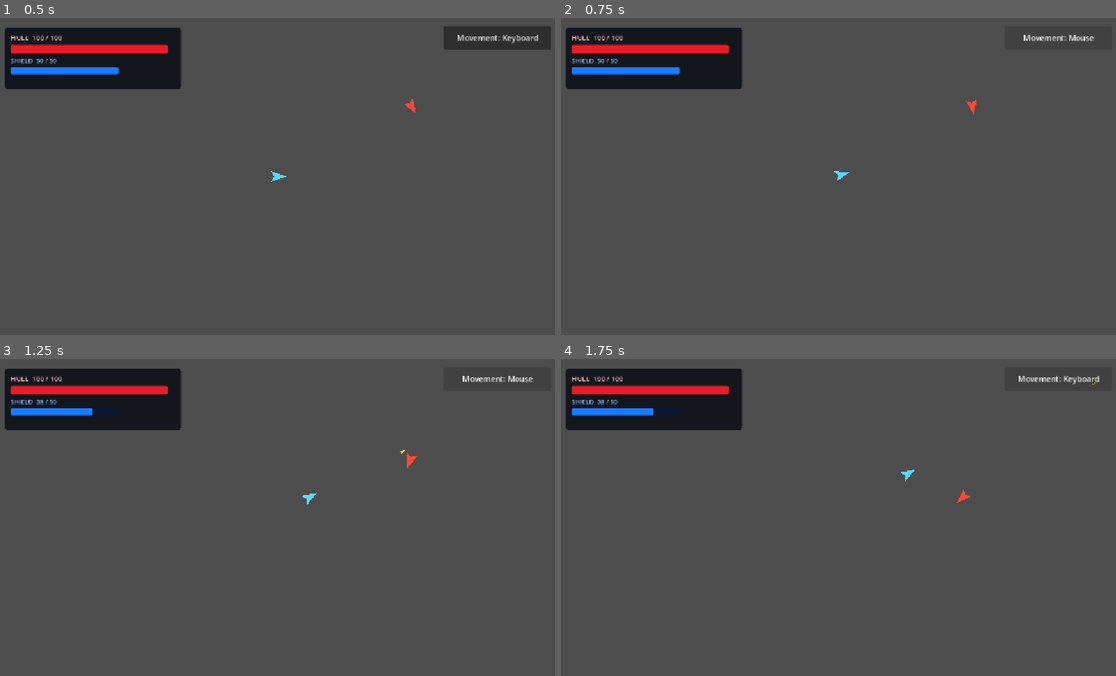
Above: before the commit, frames 1-4 (two rows, left to right).
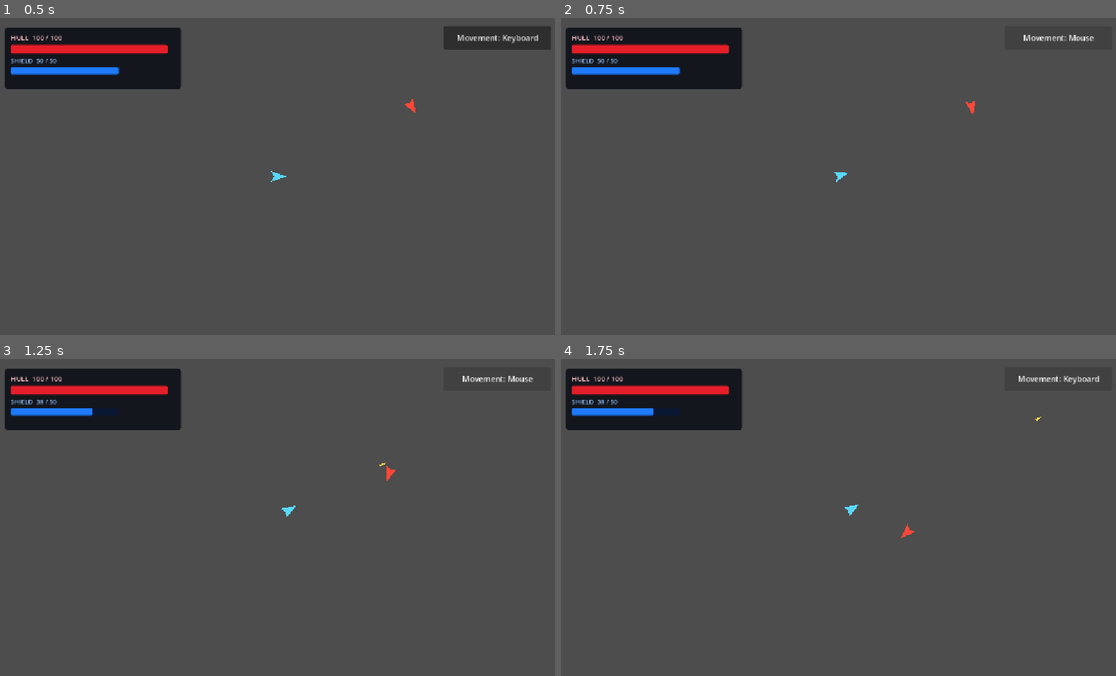
Above: after the commit, the same moments.

Repository: Bbran4/SpaceDelivery
Game: Godot game, scene res://scenes/tests/hud_test.tscn
The game is run twice, just before and just after one commit, with the same random seed, the same clock (stepped at 60 frames per second) and the same inputs.
Inputs:
- Up to frame 1 (0.5 s): no input
- Up to frame 2 (0.75 s): click "Movement: Keyboard" at 0.5 s
- Up to frame 3 (1.25 s): no input
- Up to frame 4 (1.75 s): click "Movement: Mouse" at 1.25 s

Frame 1 is identical in both runs. In frame 2, less than 0.1% of the frame differs, in the area x 49-75%, y 25-52%; in frame 3, 0.2%, in the area x 50-76%, y 28-50%; in frame 4, 0.2%.

Commit message:
Add subtle camera shake on enemy destruction

Diff:
--- a/scenes/player/player_ship.tscn
+++ b/scenes/player/player_ship.tscn
@@ -1,9 +1,10 @@
-[gd_scene load_steps=6 format=3 uid="uid://dg3ycwbm8bu27"]
+[gd_scene load_steps=7 format=3 uid="uid://dg3ycwbm8bu27"]
 
 [ext_resource type="Script" uid="uid://bjnkwjf5oqwjb" path="res://scripts/ship.gd" id="1_ship"]
 [ext_resource type="Script" uid="uid://dy2drfp7j0ad6" path="res://scripts/player_controller.gd" id="2_controller"]
 [ext_resource type="PackedScene" path="res://scenes/ui/movement_mode_hud.tscn" id="3_movement_hud"]
 [ext_resource type="Resource" path="res://resources/modules/basic_laser_module.tres" id="4_weapon_module"]
+[ext_resource type="Script" path="res://scripts/camera_shake.gd" id="5_camera_shake"]
 
 [sub_resource type="CircleShape2D" id="CircleShape2D_collision"]
 radius = 14.0
@@ -23,3 +24,8 @@
 script = ExtResource("2_controller")
 
 [node name="MovementModeHUD" parent="." unique_id=636178795 instance=ExtResource("3_movement_hud")]
+
+[node name="Camera2D" type="Camera2D" parent="."]
+position_smoothing_enabled = true
+position_smoothing_speed = 5.0
+script = ExtResource("5_camera_shake")
